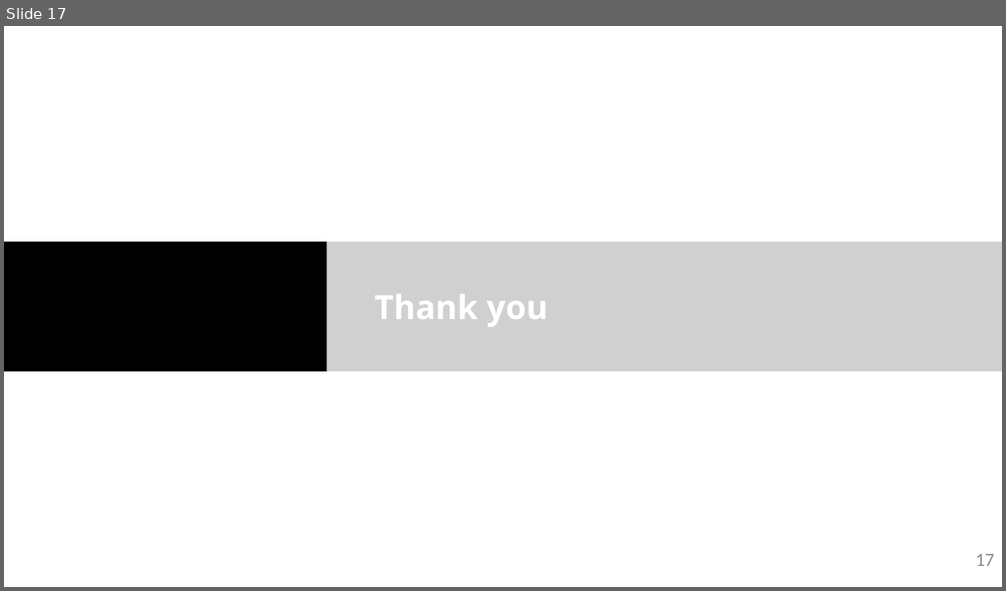
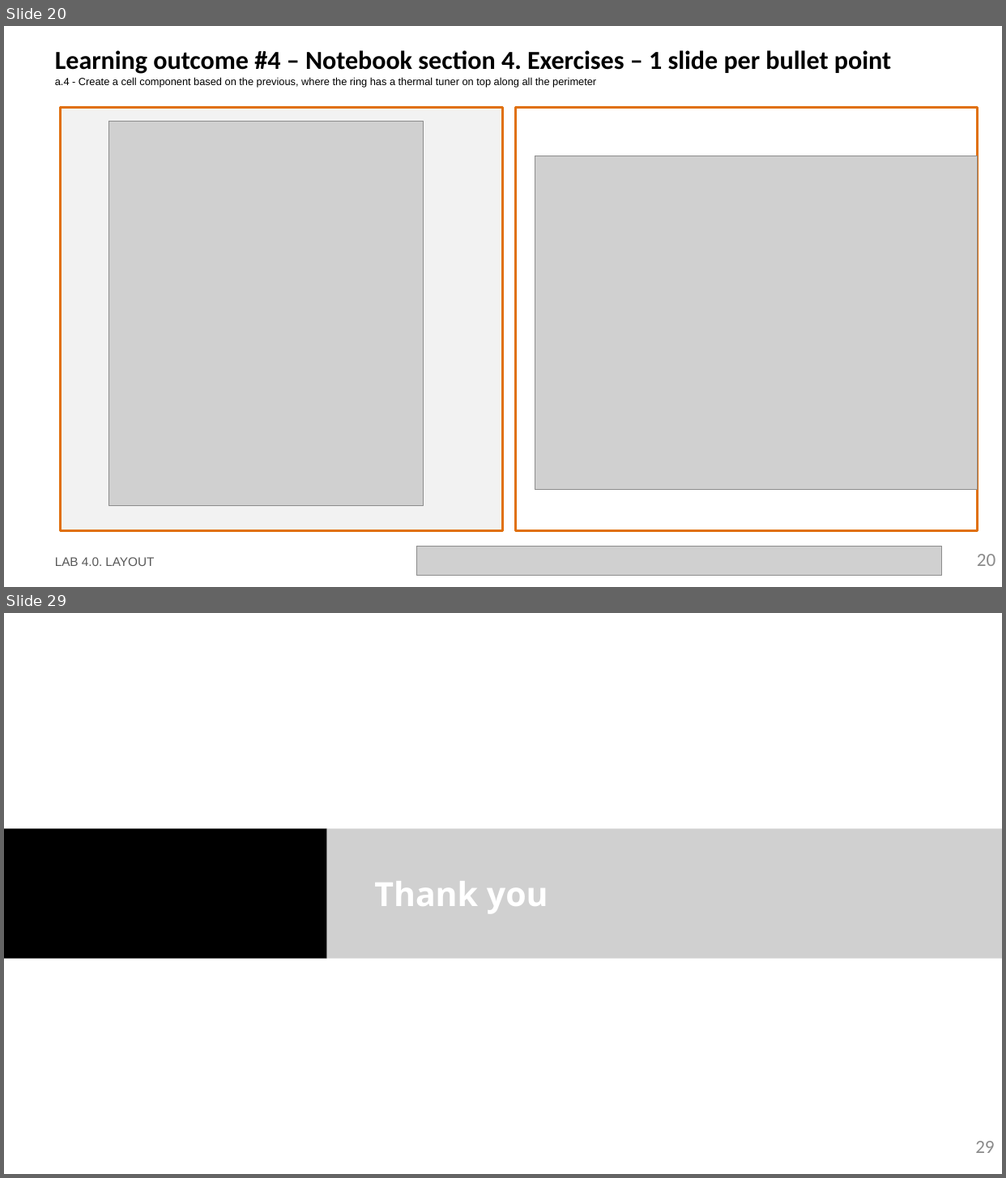
Before and after one commit to Japeacru/cifoin-lab4, a slide deck: LabBook_40.pptx. Shown one above the other, each under a label of ours: slide 17 before the commit, slides 20 and 29 after it; the slides between them are not shown. The pictures are 1006x591 and 1006x1178 pixels, drawn with LibreOffice and Linux fonts; fonts in the diff are those of the drawing; grey boxes stand for pictures; background and template pictures are left out. Boxes give left, top, right and bottom in pixels: in the first picture for what was removed or moved away, otherwise in the second. Text is boxed around its words. In the diff, an @@ line names an element or a change of style, - is before the commit and + after.

```diff
--- a/LabBook_40.pptx
+++ b/LabBook_40.pptx
@@ slide 20 added at [4,26,1002,587], background #FFFFFF @@
@@ title added at [55,50,891,88], 10 pt, text #000000 @@
+Learning outcome #4 – Notebook section 4. Exercises – 1 slide per bullet point
+a.4 - Create a cell component based on the previous, where the ring has a thermal tuner on top along all the perimeter
@@ rectangle added at [60,107,503,531], fill #F2F2F2, outline #E0700D 2.25 pt @@
@@ picture added at [108,121,424,506] @@
@@ rectangle added at [515,107,978,531], outline #E0700D 2.25 pt @@
@@ picture added at [535,156,978,490] @@
@@ text added at [55,557,154,566], 12 pt, text #585858 @@
+LAB 4.0. LAYOUT
@@ picture added at [417,546,942,576] @@
@@ page number added at [977,554,995,566], 18 pt, text #8C8C8C @@
+20
@@ what was slide 17 is now slide 29 @@
@@ page number at [975,1141,994,1153]: text changed @@
-17
+29
```
Also in this commit, not shown: 1 slide changed, 11 other slides added, 1 other file.
